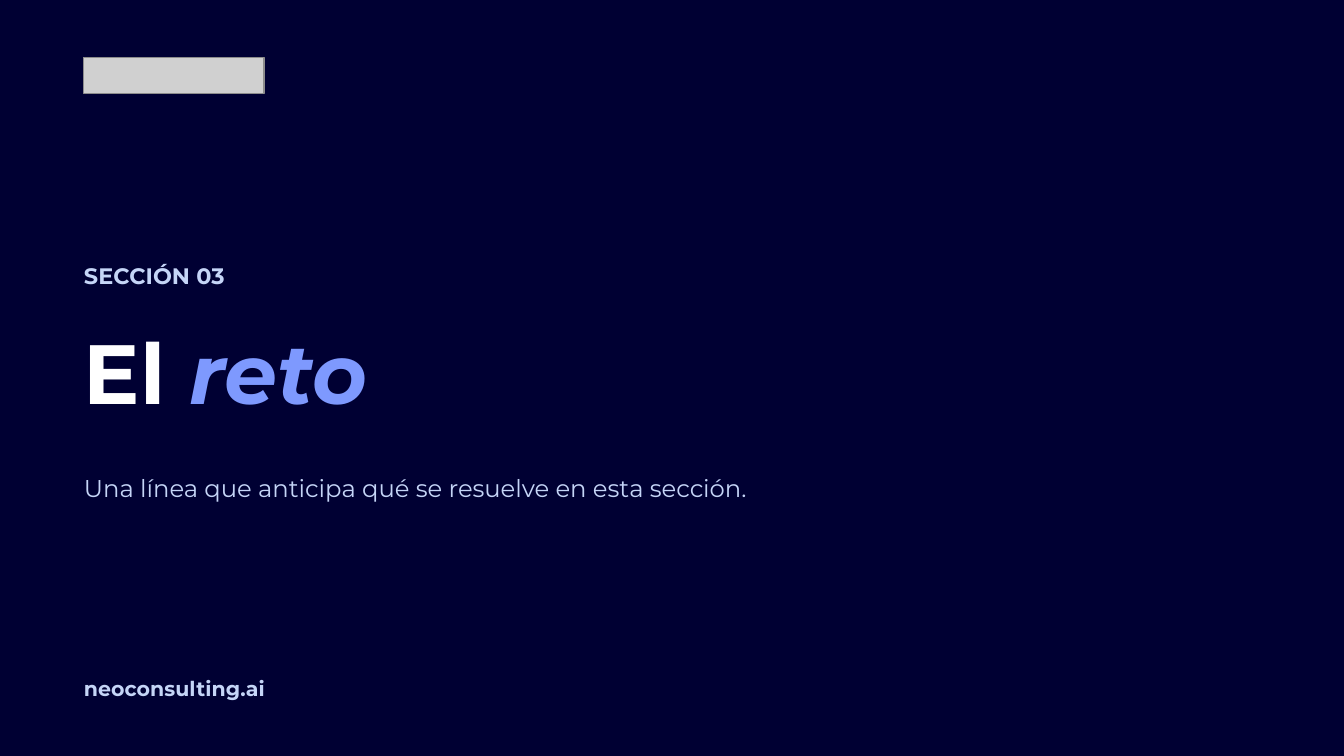
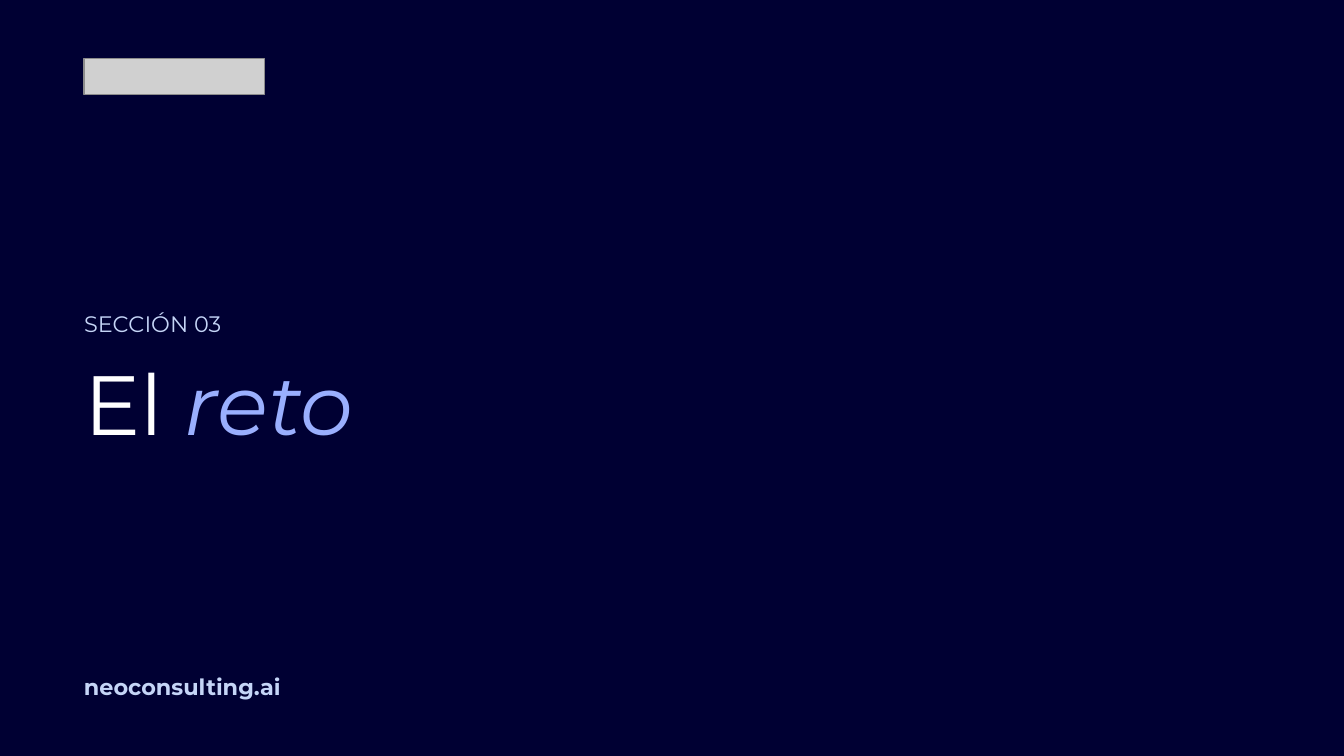
Before and after one commit to miguelchumacero/plantilla-base-deck, a slide deck: slide 13 of plantilla-base.pptx. Drawn at 1344x756 pixels with LibreOffice and Linux fonts; fonts in the diff are those of the drawing; grey boxes stand for pictures; background and template pictures are left out. Boxes give left, top, right and bottom in pixels: in the first picture for what was removed or moved away, otherwise in the second. Text is boxed around its words. In the diff, an @@ line names an element or a change of style, - is before the commit and + after.

```diff
--- a/plantilla-base.pptx
+++ b/plantilla-base.pptx
@@ text "SECCIÓN 03": place and size @@
-text "SECCIÓN 03" at [84, 264, 224, 285]
+text "SECCIÓN 03" at [84, 312, 221, 332]
@@ text "SECCIÓN 03" at [84, 312, 221, 332]: bold off; vertical alignment middle to top @@
@@ text "El reto": place and size @@
-text "El reto" at [84, 341, 367, 405]
+text "El reto" at [84, 372, 353, 436]
@@ text "El reto" at [84, 372, 353, 436]: text colour #7E99FE to #9AAFFE in "reto"; bold off; line spacing 1 to 0.9; vertical alignment middle to top @@
@@ text removed at [84, 479, 747, 502] @@
-Una línea que anticipa qué se resuelve en esta sección.
@@ text "neoconsulting.ai" at [84, 677, 281, 700]: size 11 to 12 pt; vertical alignment middle to top @@
```
Also in this commit, not shown: 32 other slides changed, 5 slides added, 8 slides removed, 2 other files.
